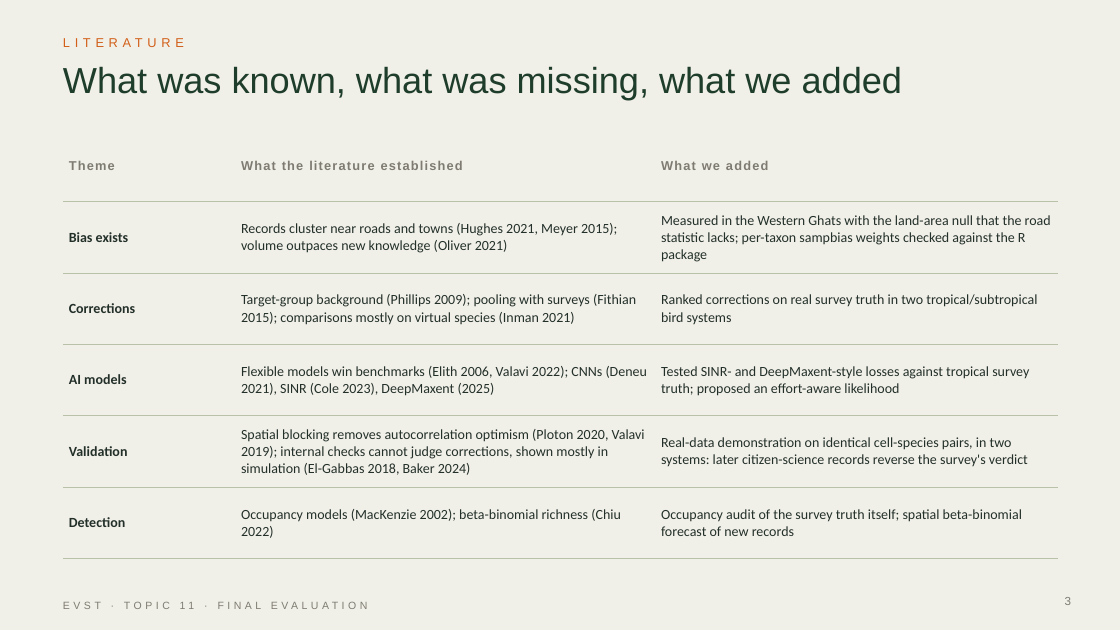
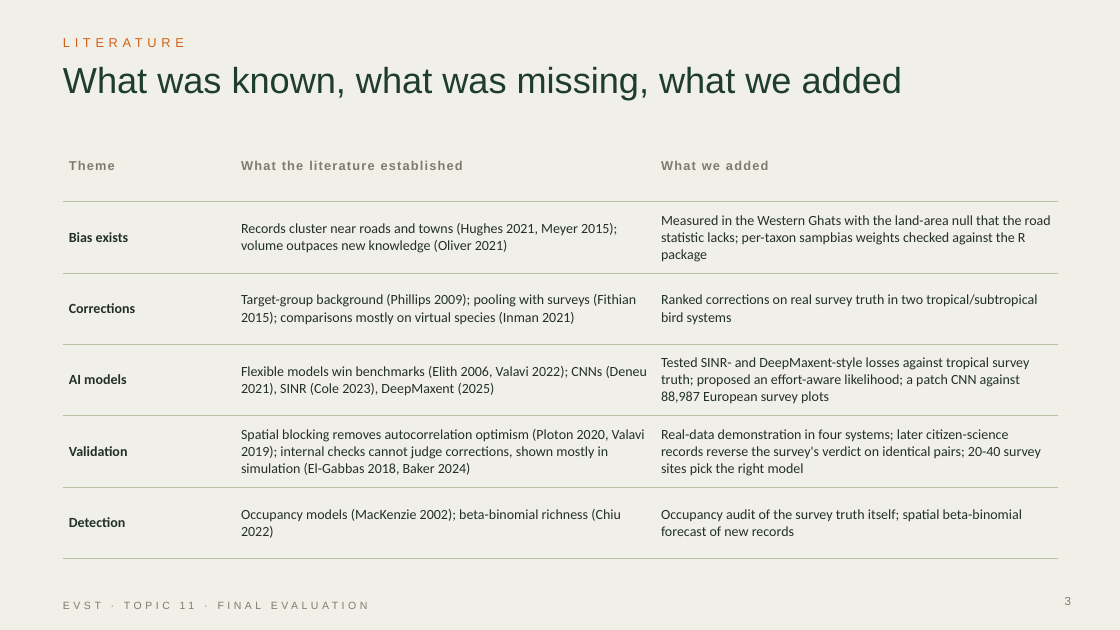
Before and after one commit to Incognius/EVST-Project-Nallagatla-Kingdom, a slide deck: slide 3 of final/EVST_Topic11_Final.pptx. Drawn at 1120x630 pixels with LibreOffice and Linux fonts; fonts in the diff are those of the drawing; background and template pictures are left out. Boxes give left, top, right and bottom in pixels: in the first picture for what was removed or moved away, otherwise in the second. Text is boxed around its words. In the diff, an @@ line names an element or a change of style, - is before the commit and + after.

```diff
--- a/final/EVST_Topic11_Final.pptx
+++ b/final/EVST_Topic11_Final.pptx
@@ table at box(63, 130, 1059, 542) @@
-row 4, column 3: Tested SINR- and DeepMaxent-style losses against tropical survey truth; proposed an effort-aware likelihood
+row 4, column 3: Tested SINR- and DeepMaxent-style losses against tropical survey truth; proposed an effort-aware likelihood; a patch CNN against 88,987 European survey plots
-row 5, column 3: Real-data demonstration on identical cell-species pairs, in two systems: later citizen-science records reverse the survey's verdict
+row 5, column 3: Real-data demonstration in four systems; later citizen-science records reverse the survey's verdict on identical pairs; 20-40 survey sites pick the right model
```
Also in this commit, not shown: 9 other slides changed, 2 slides added, 1 slide removed, 18 other files.
